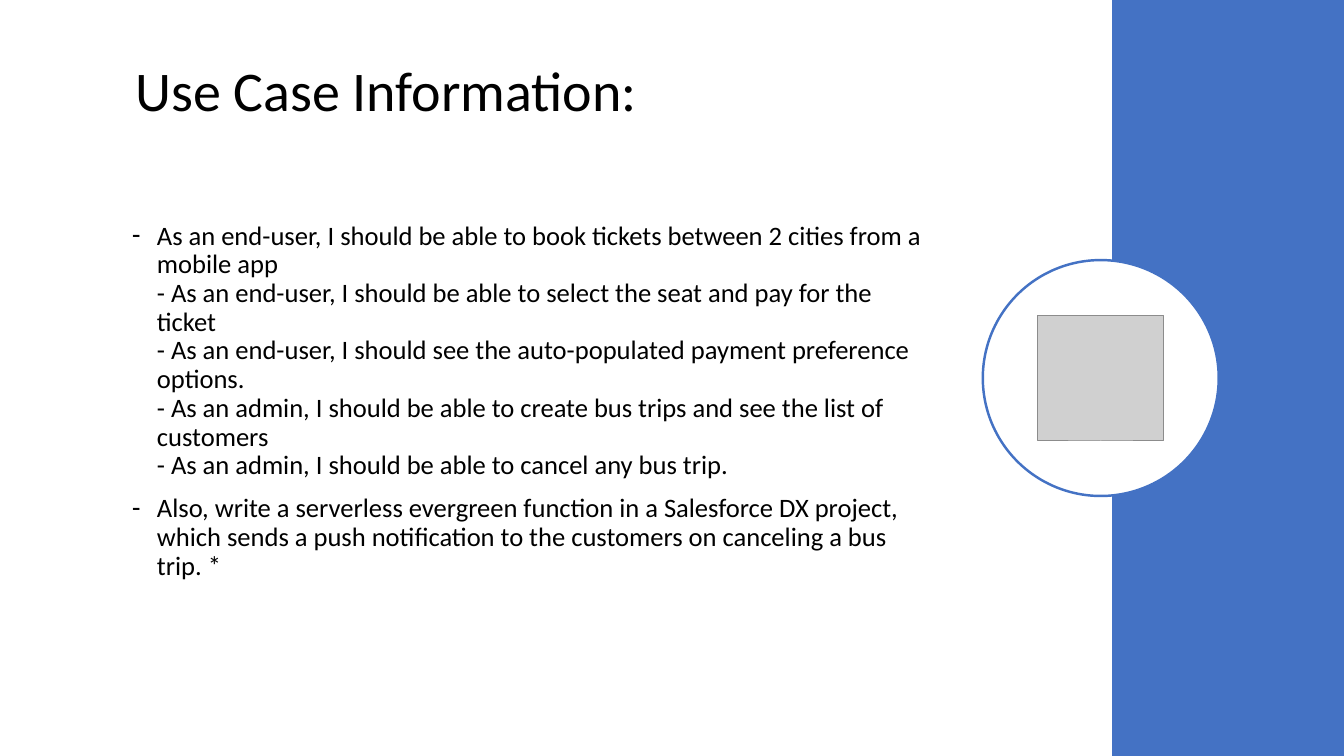
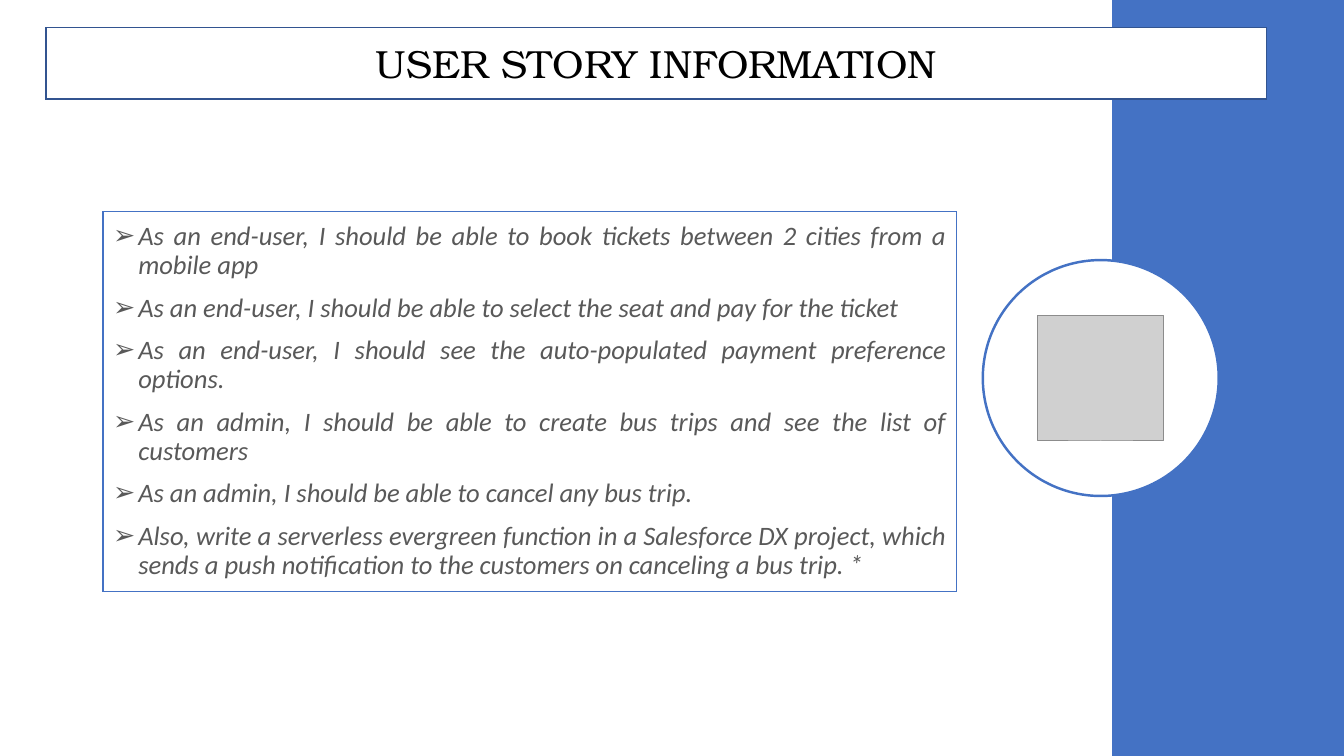
Before and after one commit to srivatsankr/AXDemo, a slide deck: slide 3 of SolutionPresentation/BusTicketingSolution.pptx. Drawn at 1344x756 pixels with LibreOffice and Linux fonts; fonts in the diff are those of the drawing; grey boxes stand for pictures. Boxes give left, top, right and bottom in pixels: in the first picture for what was removed or moved away, otherwise in the second. Text is boxed around its words. In the diff, an @@ line names an element or a change of style, - is before the commit and + after.

Commit message:
Final upload for AX Use Case

```diff
--- a/SolutionPresentation/BusTicketingSolution.pptx
+++ b/SolutionPresentation/BusTicketingSolution.pptx
@@ rectangle added at (46,27,1266,99), fill #FFFFFF, outline #325491 1 pt, 28 pt, text #000000 @@
+USER STORY INFORMATION
@@ title removed at (135,72,637,112) @@
-Use Case Information:
@@ text "As an end-user, I should ...": place and size @@
-text "As an end-user, I should ..." at (157,226,921,580)
+text "As an end-user, I should ..." at (103,212,957,592)
@@ text "As an end-user, I should ..." at (103,212,957,592): fill none to #FFFFFF; outline none to #4472C4 1 pt @@
@@ text at (138,226,946,507): text changed; text colour #000000 to #595959; italic on @@
-– As an end-user, I should be able to book tickets between 2 cities from a mobile app
-  - As an end-user, I should be able to select the seat and pay for the ticket
-  - As an end-user, I should see the auto-populated payment preference options.
-  - As an admin, I should be able to create bus trips and see the list of customers
-  - As an admin, I should be able to cancel any bus trip.
+➢ As an end-user, I should be able to book tickets between 2 cities from a mobile app
+➢ As an end-user, I should be able to select the seat and pay for the ticket
+➢ As an end-user, I should see the auto-populated payment preference options.
+➢ As an admin, I should be able to create bus trips and see the list of customers
+➢ As an admin, I should be able to cancel any bus trip.
@@ text at (138,526,945,579): text colour #000000 to #595959, italic on in "Also, write a serverless evergreen function in ..."; alignment left to justified; bullet - to ➢ @@
```
Also in this commit, not shown: 14 other slides changed, 1 slide added, 1 slide removed.
